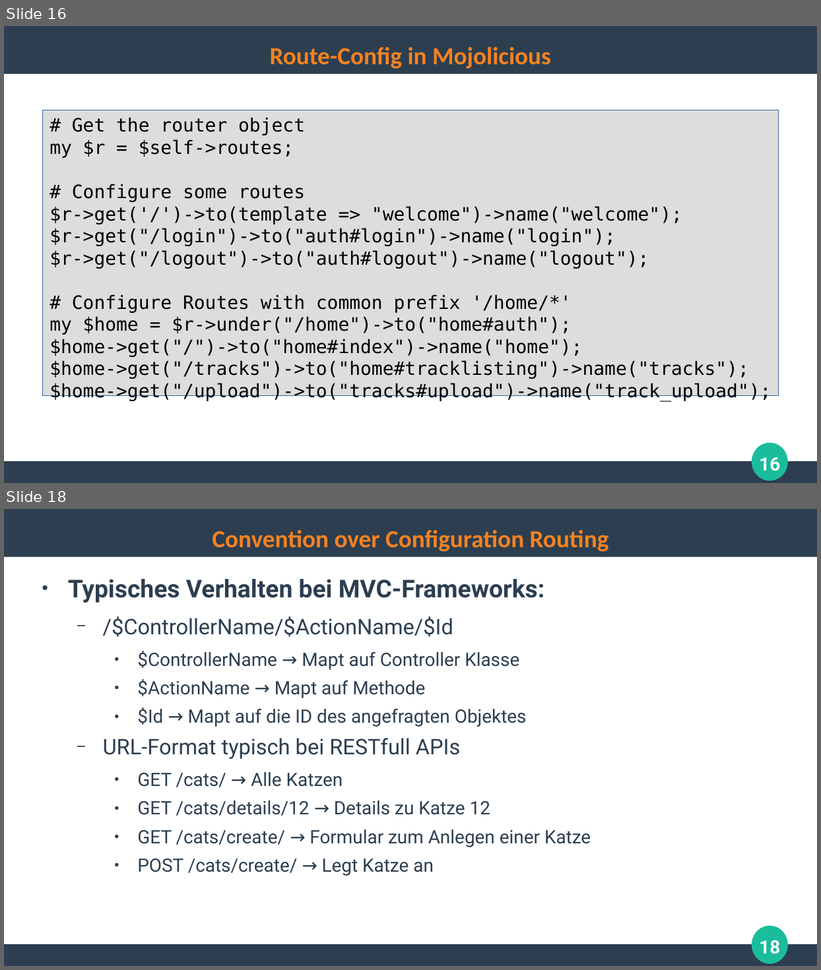
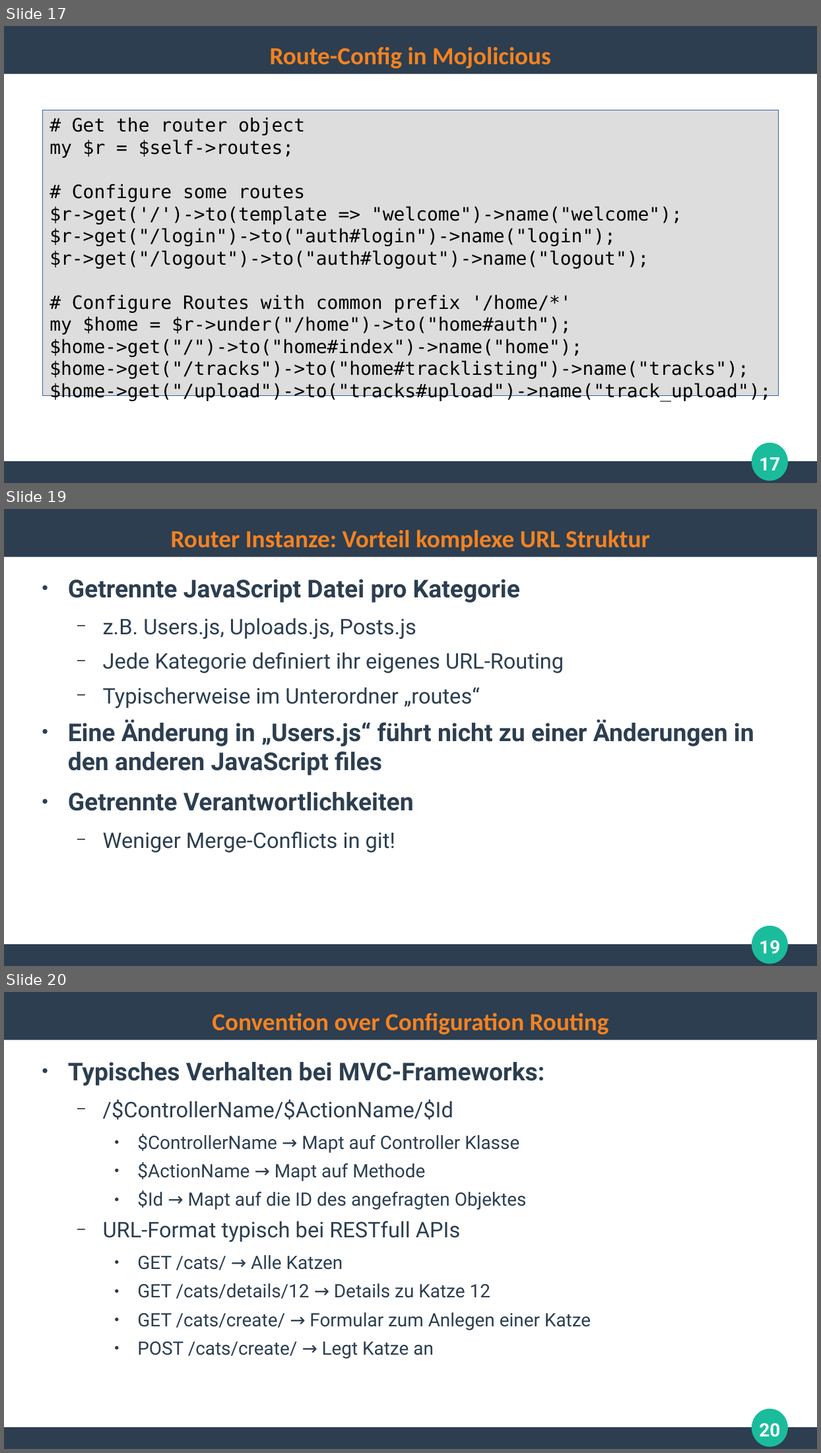
Before and after one commit to ghandmann/HS-AlbSig-WebAnwendungen2, a slide deck: Kapitel/04_WebFrameworks_1x1.odp. Shown one above the other, each under a label of ours: slides 16 and 18 before the commit, slides 17, 19 and 20 after it; the slides between them are not shown. The pictures are 821x970 and 821x1453 pixels, drawn with LibreOffice and Linux fonts; fonts in the diff are those of the drawing. Boxes give left, top, right and bottom in pixels: in the first picture for what was removed or moved away, otherwise in the second. Text is boxed around its words. In the diff, an @@ line names an element or a change of style, - is before the commit and + after.

```diff
--- a/Kapitel/04_WebFrameworks_1x1.odp
+++ b/Kapitel/04_WebFrameworks_1x1.odp
@@ slide 19 added at <box>4,509,817,966</box>, background #FFFFFF; not listed: 3 template elements that a slide beside it also shows @@
@@ title added at <box>171,530,650,551</box>, 24 pt, text #F58220, bold @@
+Router Instanze: Vorteil komplexe URL Struktur
@@ text added at <box>68,579,754,853</box>, 24 pt, text #2C3E50, bold @@
+● Getrennte JavaScript Datei pro Kategorie
+  − z.B. Users.js, Uploads.js, Posts.js
+  − Jede Kategorie definiert ihr eigenes URL-Routing
+  − Typischerweise im Unterordner „routes“
+● Eine Änderung in „Users.js“ führt nicht zu einer Änderungen in den anderen JavaScript files
+● Getrennte Verantwortlichkeiten
+  − Weniger Merge-Conflicts in git!
@@ page number added at <box>759,941,780,954</box>, 18 pt, text #FFFFFF, bold @@
+19
@@ what was slide 16 is now slide 17 @@
@@ page number at <box>759,458,780,471</box>: text changed @@
-16
+17
@@ what was slide 18 is now slide 20 @@
@@ page number at <box>759,1424,780,1438</box>: text changed @@
-18
+20
```
Also in this commit, not shown: 1 slide changed, 5 other slides added, 4 slides removed.
